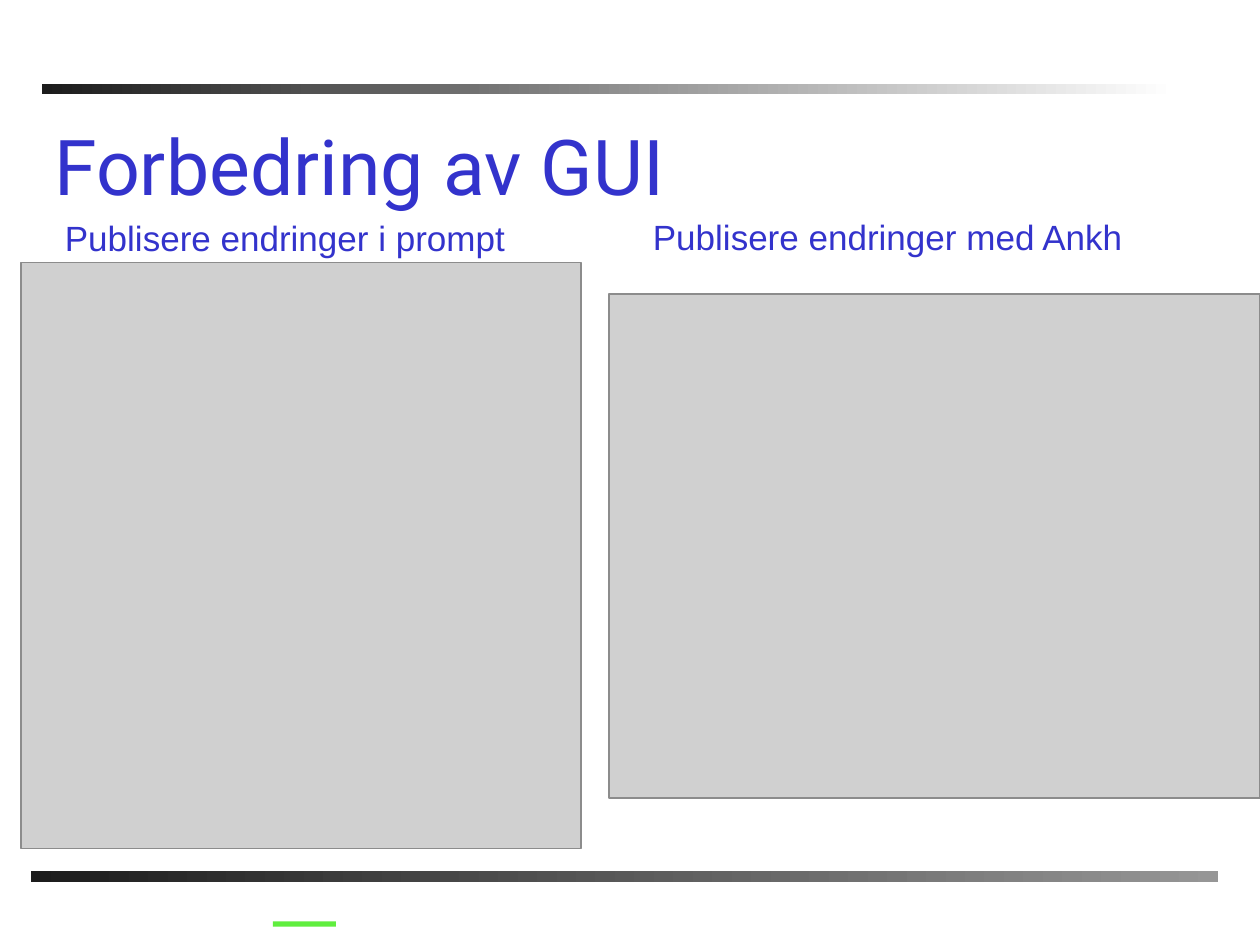
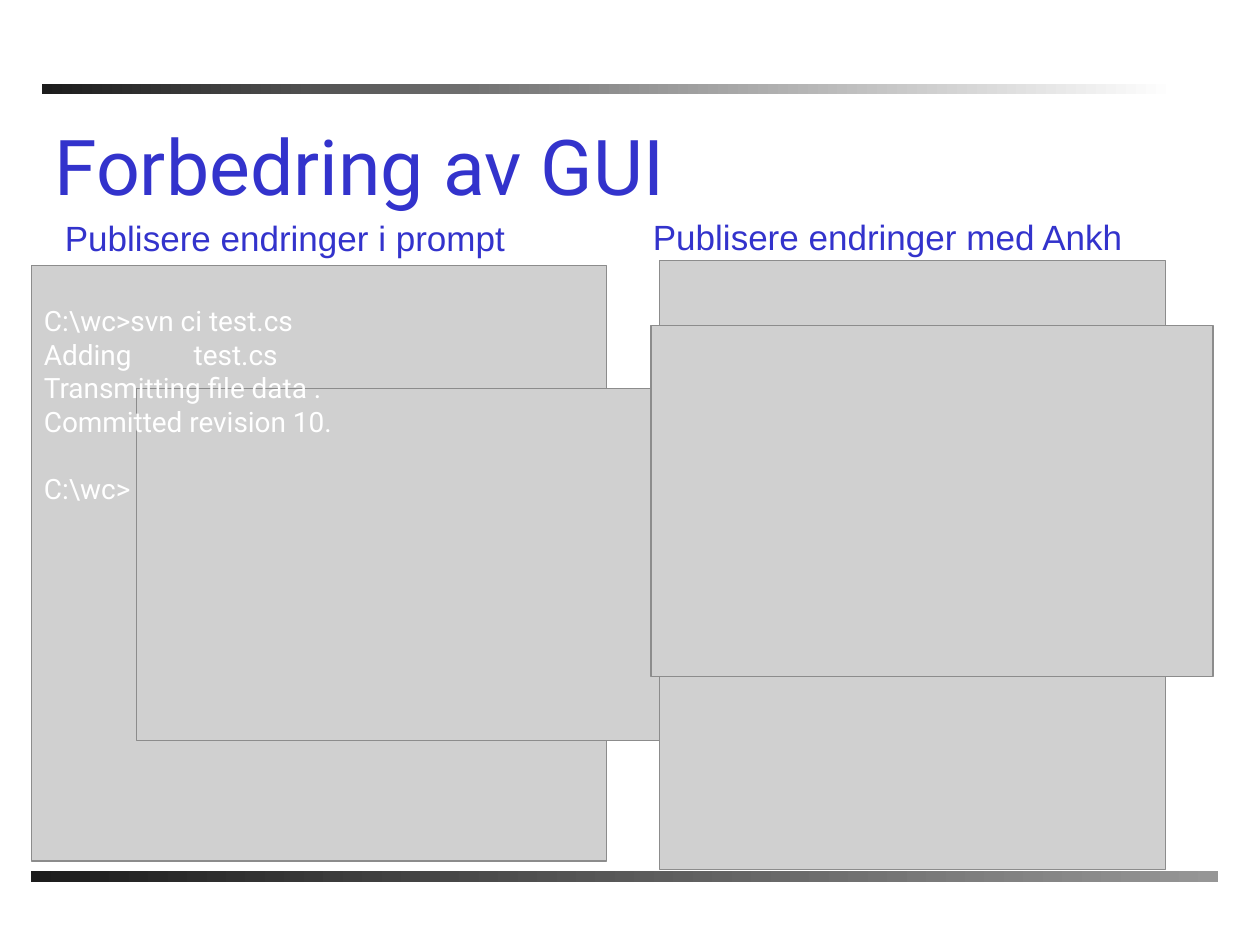
Before and after one commit to PhilJollans/AnkhSVN2019, a slide deck: slide 12 of doc/powerpoint/Subversion_addin_for_VS.NET.ppt. Drawn at 1260x945 pixels with LibreOffice and Linux fonts; fonts in the diff are those of the drawing; grey boxes stand for pictures; background and template pictures are left out. Boxes give left, top, right and bottom in pixels: in the first picture for what was removed or moved away, otherwise in the second. Text is boxed around its words. In the diff, an @@ line names an element or a change of style, - is before the commit and + after.

```diff
--- a/doc/powerpoint/Subversion_addin_for_VS.NET.ppt
+++ b/doc/powerpoint/Subversion_addin_for_VS.NET.ppt
@@ picture: place and size @@
-picture at bbox=[21, 262, 581, 848]
+picture at bbox=[32, 266, 607, 862]
@@ picture: place and size @@
-picture at bbox=[766, 336, 1051, 796]
+picture at bbox=[660, 261, 1166, 869]
@@ picture: place and size @@
-picture at bbox=[756, 336, 1095, 799]
+picture at bbox=[746, 262, 1106, 861]
@@ text added at bbox=[44, 311, 293, 332], 16 pt, text #FFFFFF @@
+C:\wc>svn ci test.cs
@@ picture: place and size @@
-picture at bbox=[609, 294, 1260, 798]
+picture at bbox=[651, 325, 1213, 675]
@@ text added at bbox=[44, 344, 332, 500], 16 pt, text #FFFFFF @@
+Adding test.cs
+Transmitting file data .
+Committed revision 10.
+C:\wc>
@@ picture: place and size @@
-picture at bbox=[32, 262, 571, 827]
+picture at bbox=[136, 388, 690, 740]
@@ line removed from (273, 924) to (336, 924) @@
```
Also in this commit, not shown: 6 other slides changed.
